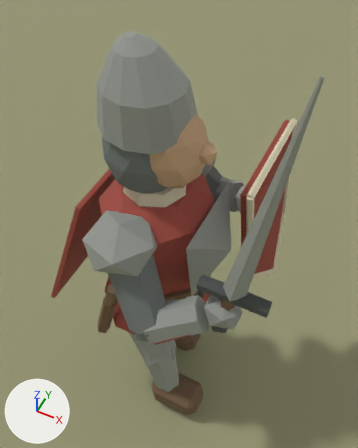
A saved change to the Blender file tools/art/blender/source/commander_noble.blend.
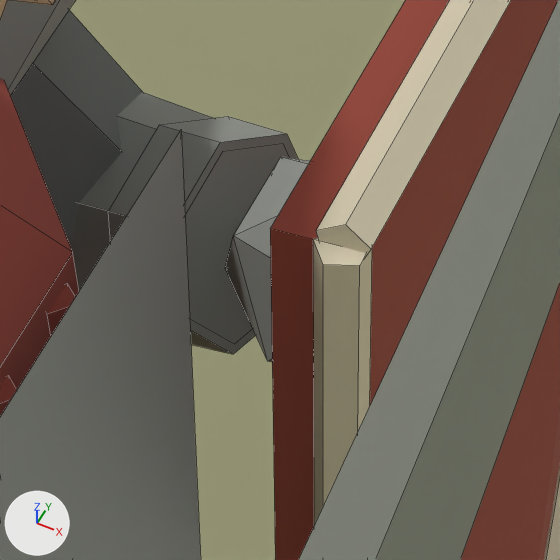
The first picture shows the older version from a 50 mm lens placed at (0.651, -1.115, 2.58), pointed at (0.046, 0.096, 1.065). The close-ups show the older and then the newer version on the part from 57% to 78% of the width and 37% to 54% of the height of that picture. Only the edits that show in the close-ups are written down. Every picture has the same lights, and +X, +Y and +Z are marked at lower left. The close-ups show mesh edges as thin lines.

In view in the first close-up: 'Noble_breastplate', 'Noble_hand.001', 'Noble_lower_sleeve.001', 'Noble_lower_sleeve_cuff.001', 'Noble_padded_jack', 'Noble_plain_shield', 'Noble_shield_rim', 'Noble_shield_rim.004', 'Noble_shoulder_plate.001', 'Noble_sword_blade', 'Noble_upper_sleeve.001', 'Preview_ground' and 5 more.
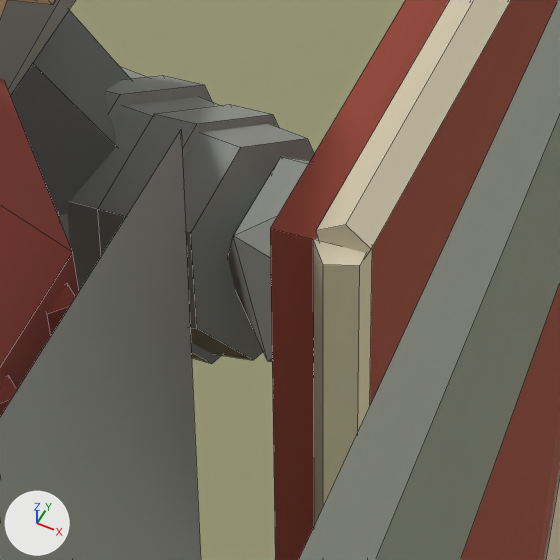
Changed parts and their boxes (x1, y1, x2, y2) in the close-ups (560 x 560 px):
'Noble_lower_sleeve.001', reshaped, moved
    before: (71, 92, 212, 291)
    after: (68, 66, 314, 360)
'Noble_lower_sleeve_cuff.001', reshaped, moved (9% taller)
    before: (108, 116, 298, 354)
    after: (98, 105, 278, 364)
'Noble_lower_sleeve_quilt.002', added (mostly hidden)
    after: (59, 75, 212, 244)

The change, as a diff of the scene's bpy script:
```diff
--- a/tools/art/blender/source/commander_noble.blend.py
+++ b/tools/art/blender/source/commander_noble.blend.py
@@ me_cone_827 @@
 # used by ob_noble_lower_sleeve_001; location = (0.1465, 0.3201, 1.0866); rotation_euler = (1.205, 0.0, 1.279), in degrees (69, 0, 73)
-me_cone_827.from_pydata(...)  # 14 vertices, 9 faces; spans x -0.0721..0.0721, y -0.0667..0.074, z -0.0743..0.0743
+me_cone_827.from_pydata(...)  # 14 vertices, 9 faces; spans x -0.0819..0.0819, y -0.0757..0.084, z -0.0818..0.0818
+# me_cone_827 part 1: 14 of 14 vertices moved; they spanned x -0.0721..0.0721, y -0.0667..0.074, z -0.0743..0.0743 and now span x -0.0819..0.0819, y -0.0757..0.084, z -0.0818..0.0818; mean shift (0.0, 0.0, 0.0)
 me_cone_827.materials.append(mat_steel)
@@ me_cone_828 @@
 # used by ob_noble_lower_sleeve_cuff_001; location = (0.1928, 0.3062, 1.1051); rotation_euler = (1.205, 0.0, 1.279), in degrees (69, 0, 73)
-me_cone_828.from_pydata(...)  # 14 vertices, 9 faces; spans x -0.0663..0.0663, y -0.0613..0.068, z -0.0225..0.0225
+me_cone_828.from_pydata(...)  # 14 vertices, 9 faces; spans x -0.0731..0.0731, y -0.0676..0.075, z -0.016..0.016
+# me_cone_828 part 2: 14 of 14 vertices moved; they spanned x -0.0663..0.0663, y -0.0613..0.068, z -0.0225..0.0225 and now span x -0.0731..0.0731, y -0.0676..0.075, z -0.016..0.016; mean shift (0.0, 0.0, 0.0)
 me_cone_828.materials.append(mat_steel)
@@ me_cone_562 @@
+me_cone_562.from_pydata(...)  # a 7-sided cylinder along z spanning x -0.081..0.081, y -0.075..0.083, z -0.016..0.016
+me_cone_562.materials.append(mat_steel)  # grey #a8aca6
@@ ob_noble_lower_sleeve_001 @@
 ob_noble_lower_sleeve_001 = bpy.data.objects.new('Noble_lower_sleeve.001', me_cone_827)
-ob_noble_lower_sleeve_001.location = (0.1465, 0.3201, 1.0866)
+ob_noble_lower_sleeve_001.location = (0.1532, 0.318, 1.0893)
 ob_noble_lower_sleeve_001.rotation_euler = (1.205, 0.0, 1.279)  # degrees (69, 0, 73)
@@ ob_noble_lower_sleeve_cuff_001 @@
 ob_noble_lower_sleeve_cuff_001 = bpy.data.objects.new('Noble_lower_sleeve_cuff.001', me_cone_828)
-ob_noble_lower_sleeve_cuff_001.location = (0.1928, 0.3062, 1.1051)
+ob_noble_lower_sleeve_cuff_001.location = (0.1854, 0.3084, 1.1021)
 ob_noble_lower_sleeve_cuff_001.rotation_euler = (1.205, 0.0, 1.279)  # degrees (69, 0, 73)
@@ ob_noble_lower_sleeve_quilt_002 @@
+ob_noble_lower_sleeve_quilt_002 = bpy.data.objects.new('Noble_lower_sleeve_quilt.002', me_cone_562)
+ob_noble_lower_sleeve_quilt_002.location = (0.1356, 0.3233, 1.0822)
+ob_noble_lower_sleeve_quilt_002.rotation_euler = (1.205, 0.0, 1.279)  # degrees (69, 0, 73)
```
